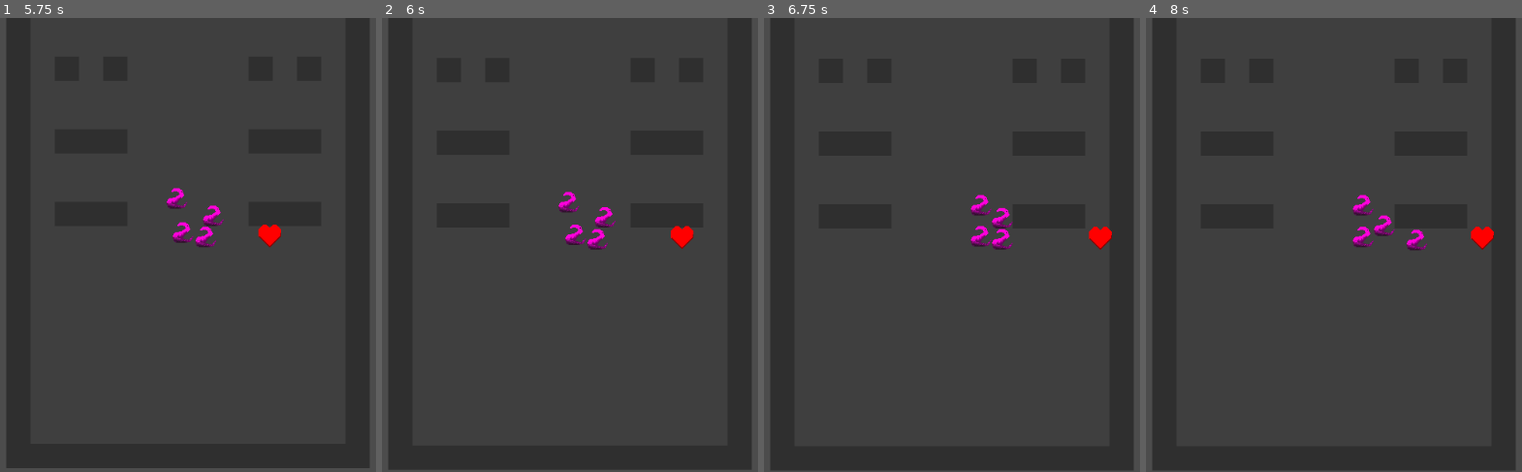
Above: before the commit, frames 1-4 (left to right).
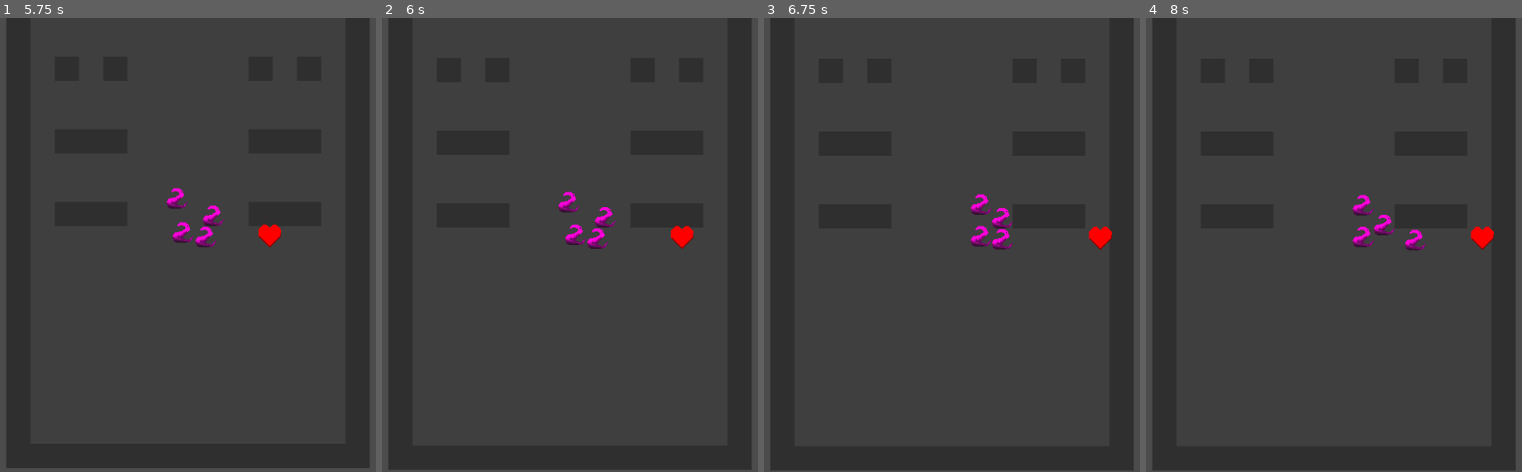
Above: after the commit, the same moments.

Repository: ollelogdahl/gamejam032020
Game: Godot game, scene res://Scenes/MainScene.tscn
Two runs of this game, one before a commit and one after it. Both use one fixed random seed, a clock stepped at 60 frames per second and the inputs below.
Inputs (mouse positions are in pixels of both pictures, inside the frame that each line leads up to):
- Up to frame 1 (5.75 s): move the mouse to (150, 335) at 0.52 s; hold Up (ui_up) 0.53-2.03 s; click (150, 335) at 0.6 s; move the mouse to (outside the picture) at 1.27 s; click (outside the picture) at 1.35 s; move the mouse to (outside the picture) at 2.02 s; hold Left (ui_left) 2.03-3.53 s; click (outside the picture) at 2.1 s; move the mouse to (225, 245) at 2.77 s; click (225, 245) at 2.85 s; move the mouse to (71, 131) at 3.52 s; hold Down (ui_down) 3.53-4.28 s; click (71, 131) at 3.6 s; move the mouse to (357, 222) at 4.27 s; hold Right (ui_right) 4.28-5.03 s; click (357, 222) at 4.35 s; move the mouse to (33, 267) at 5.02 s; hold Up (ui_up) from 5.03 s (still down); click (33, 267) at 5.1 s
- Up to frame 2 (6 s): move the mouse to (648, 145) at 5.77 s; release Up (ui_up) at 5.78 s; hold Right (ui_right) from 5.78 s (still down); click (648, 145) at 5.85 s
- Up to frame 3 (6.75 s): keep holding Right (ui_right); move the mouse to (914, 335) at 6.52 s; click (914, 335) at 6.6 s
- Up to frame 4 (8 s): keep holding Right (ui_right); move the mouse to (outside the picture) at 7.27 s; click (outside the picture) at 7.35 s

Frame 1 is identical in both runs. In frame 2, less than 0.1% of the frame differs, in the area x 54-61%, y 46-52%; in frame 3, less than 0.1%; in frame 4, 0.2%, in the area x 60-75%, y 43-52%.

Commit message:
wow movement

Diff:
--- a/src/Scripts/Player.gd
+++ b/src/Scripts/Player.gd
@@ -8,6 +8,7 @@
 
 
 export var movementSpeed = 200
+var velocity := Vector2(0, 0)
 
 
 var ON_BEAT_MARGIN = 0.2
@@ -135,10 +136,10 @@
 func _process(delta):
 	# movement
 
-	var dx = Input.get_action_strength("ui_right") - Input.get_action_strength("ui_left")
-	var dy =  Input.get_action_strength("ui_down") - Input.get_action_strength("ui_up")
+	velocity.x = Input.get_action_strength("ui_right") - Input.get_action_strength("ui_left")
+	velocity.y =  Input.get_action_strength("ui_down") - Input.get_action_strength("ui_up")
 
-	move_and_collide(Vector2(dx, dy).normalized() * movementSpeed * delta)
+	var col = move_and_slide(velocity.normalized() * movementSpeed, Vector2(0, 0))
 
 	# dumdum
 	time_since_last_beat += delta
